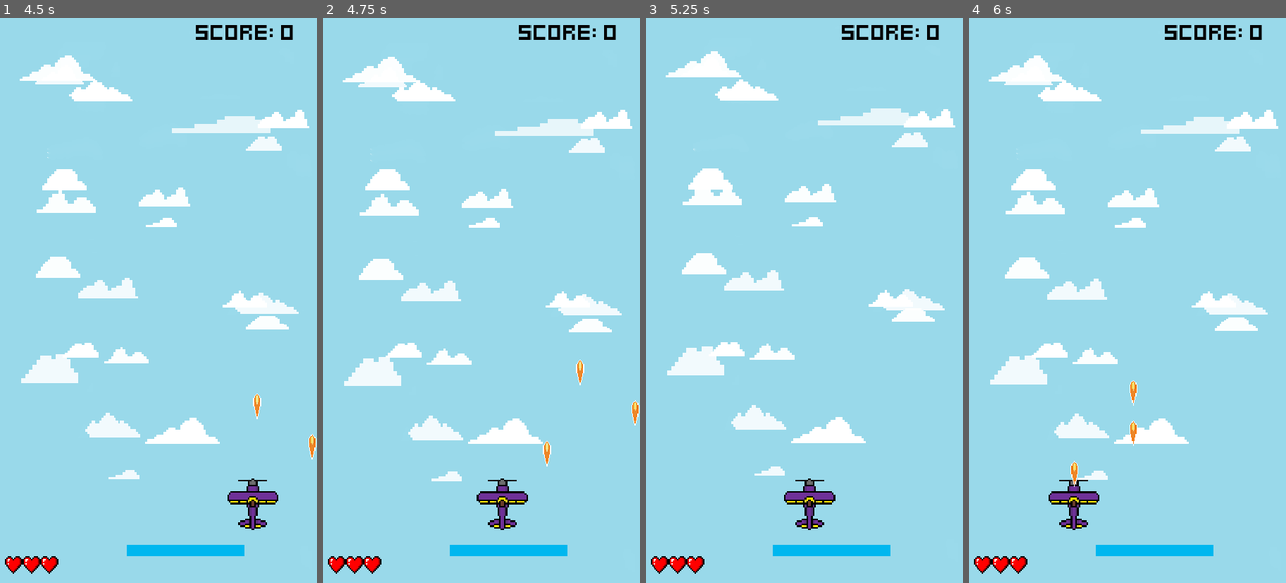
Above: before the commit, frames 1-4 (left to right).
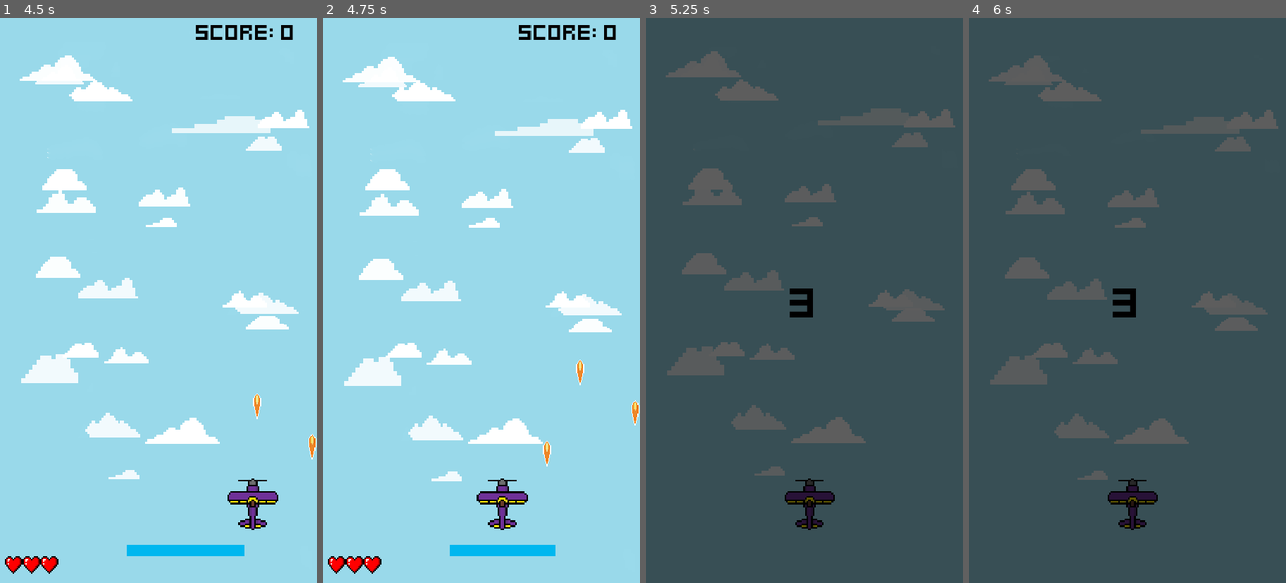
Above: after the commit, the same moments.

Repository: edmundyu2008/LeBombJames
Game: Godot game, scene res://UI/main_menu.tscn
Same seed, same stepped clock (60 frames per second), same inputs: the game is played once before the commit and once after it.
Inputs (mouse positions are in pixels of both pictures, inside the frame that each line leads up to):
- Up to frame 1 (4.5 s): click (88, 311) at 0.5 s; tap Enter (ui_accept) at 1.25, 1.35, 1.52, 1.82, 2.1, 2.27, 2.57, 2.85, 3.6, 3.77, 4.07, 4.35 s; hold Right (ui_right) 1.28-2.03 s; hold Left (ui_left) 2.03-2.78 s; hold Right (ui_right) 2.78-4.28 s; hold Left (ui_left) from 4.28 s (still down)
- Up to frame 2 (4.75 s): keep holding Left (ui_left); tap Enter (ui_accept) at 4.52 s
- Up to frame 3 (5.25 s): tap Enter (ui_accept) at 4.82 s; tap Escape (escape) at 4.9 s; release Left (ui_left) at 5 s; click (810, 300) at 5 s
- Up to frame 4 (6 s): hold Left (ui_left) from 5.78 s (still down); tap Enter (ui_accept) at 5.85 s

Frame 1 is identical in both runs. In frame 2, less than 0.1% of the frame differs, in the area x 73-78%, y 93-96%; in frame 3, 100%; in frame 4, 100%, in the area x 0-100%, y 0-100%.

Commit message:
enemyneeds to give energy

Diff:
--- a/PauseMenu.gd
+++ b/PauseMenu.gd
@@ -5,6 +5,7 @@
 func resume():
 	self.hide()
 	get_tree().paused = false
+
 
 func pause():
 	self.show()
@@ -25,9 +26,10 @@
 
 func _on_restart_pressed():
 	resume()
-	get_tree().reload_current_scene()
+	get_tree().change_scene_to_file("res://UI/countdown.tscn")
 	game_stats.score = 0
 	game_stats.player_health = 3
+	game_stats.player_energy = 10
 
 
 func _on_exit_pressed():
--- a/UI/you_died.gd
+++ b/UI/you_died.gd
@@ -15,4 +15,5 @@
 	if Input.is_action_just_pressed("ui_accept"):
 		game_stats.score = 0
 		game_stats.player_health = 3
+		game_stats.player_energy = 10
 		get_tree().change_scene_to_file("res://UI/main_menu.tscn")
--- a/components/player_energy.gd
+++ b/components/player_energy.gd
@@ -3,7 +3,7 @@
 
 @export var game_stats: GameStats
 
-@export var adjust_energy_amount = 1
+@export var adjust_amount = 1
 
-func adjust_player_energy(amount:int = adjust_energy_amount):
+func adjust_player_energy(amount:int = adjust_amount):
 	game_stats.player_energy -= amount
--- a/components/player_energy_component.gd
+++ b/components/player_energy_component.gd
@@ -2,7 +2,7 @@
 
 class_name PlayerEnergyComponent
 
-@export var player_energy: int = 3:
+@export var player_energy: int = 10:
 	set(value):
 		player_energy = value
 		player_energy_changed.emit()
--- a/components/stats_component.gd
+++ b/components/stats_component.gd
@@ -7,13 +7,5 @@
 		health_changed.emit()
 		if health == 0: no_health.emit()
 
-@export var energy: int = 1:
-	set(value):
-		energy = value
-		energy_changed.emit()
-		if energy == 0: no_energy.emit()
-
 signal health_changed()
 signal no_health()
-signal energy_changed()
-signal no_energy()
--- a/opps/enemydallas.gd
+++ b/opps/enemydallas.gd
@@ -8,6 +8,8 @@
 @onready var score_component: ScoreComponent = $ScoreComponent as ScoreComponent
 @onready var destroyed_component: DestroyedComponent = $DestroyedComponent as DestroyedComponent
 
+
+
 func _ready() -> void:
 	stats_component.no_health.connect(func():
 		score_component.adjust_score()
--- a/opps/opps_dallas.gd
+++ b/opps/opps_dallas.gd
@@ -8,6 +8,8 @@
 @onready var destroyed_component: DestroyedComponent = $DestroyedComponent as DestroyedComponent
 
 
+
+
 func _ready() -> void:
 	stats_component.no_health.connect(func():
 		score_component.adjust_score()
--- a/player_plane/energy_timer.gd
+++ /dev/null
@@ -1,3 +0,0 @@
-extends Node2D
-
-@export var game_stats: GameStats
--- a/player_plane/energy_timer.tscn
+++ /dev/null
@@ -1,8 +0,0 @@
-[gd_scene load_steps=2 format=3 uid="uid://cccu4jkq6vwm6"]
-
-[ext_resource type="Script" path="res://player_plane/energy_timer.gd" id="1_pw6n8"]
-
-[node name="EnergyTimer" type="Node2D"]
-script = ExtResource("1_pw6n8")
-
-[node name="EnergyLossTimer" type="Timer" parent="."]
--- a/player_plane/plane.gd
+++ b/player_plane/plane.gd
@@ -9,6 +9,7 @@
 @onready var player_destroyed_component: PlayerDestroyedComponent = $PlayerDestroyedComponent as PlayerDestroyedComponent
 @onready var player_energy: PlayerEnergy = $PlayerEnergy as PlayerEnergy
 @onready var player_energy_component: PlayerEnergyComponent = $PlayerEnergyComponent as PlayerEnergyComponent
+@onready var energy_timer: Timer = $EnergyTimer
 
 
 func _ready():
@@ -19,6 +20,9 @@
 	player_energy_component.player_energy_changed.connect(func():
 		player_energy.adjust_player_energy()
 )
+	energy_timer.timeout.connect(func():
+		player_energy.adjust_player_energy()
+)
 
 func fire_lasers() -> void:
 	spawner_component.spawn(muzzle.global_position)
--- a/player_plane/plane.tscn
+++ b/player_plane/plane.tscn
@@ -90,8 +90,10 @@
 
 [node name="PlayerEnergyComponent" type="Node" parent="."]
 script = ExtResource("15_r47fi")
-player_energy = 10
 
 [node name="PlayerEnergy" type="Node" parent="."]
 script = ExtResource("16_5f4ql")
 game_stats = ExtResource("14_imwu1")
+
+[node name="EnergyTimer" type="Timer" parent="."]
+autostart = true
--- a/project.godot
+++ b/project.godot
@@ -23,7 +23,6 @@
 
 window/size/viewport_width=540
 window/size/viewport_height=960
-window/size/mode=3
 window/size/borderless=true
 window/size/window_width_override=540
 window/size/window_height_override=960
